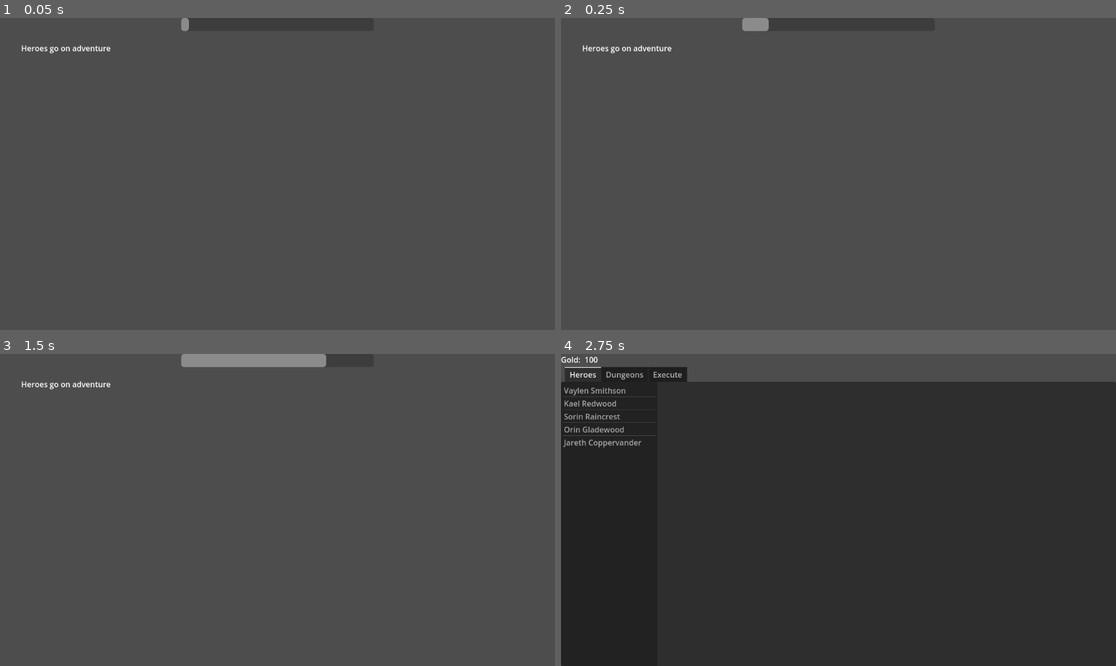
Above: before the commit, frames 1-4 (two rows, left to right).
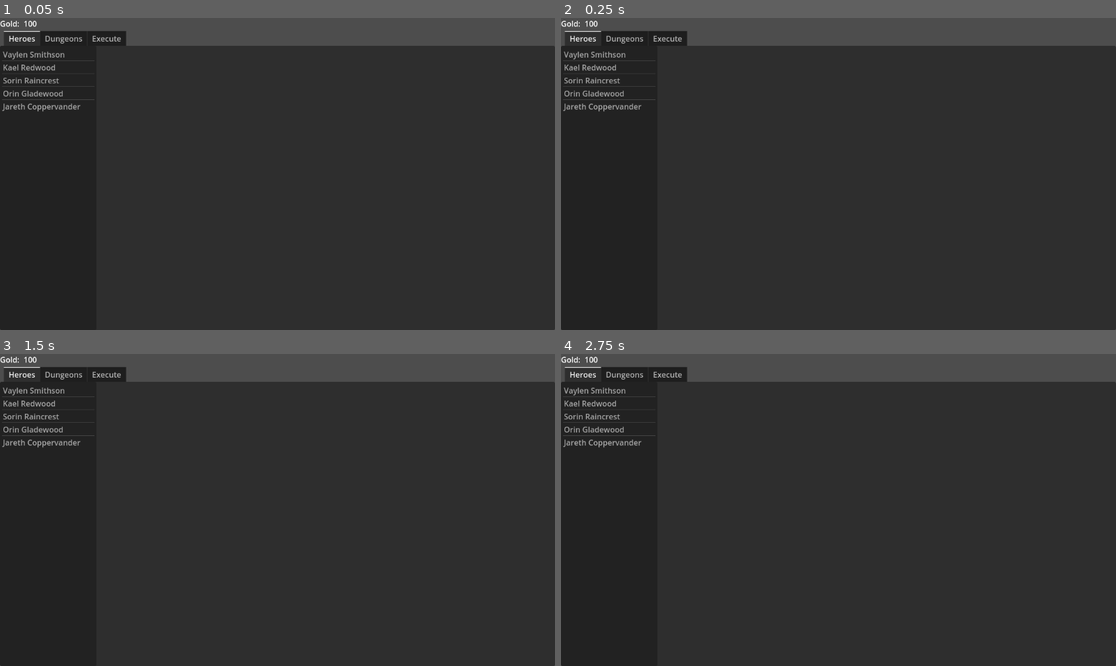
Above: after the commit, the same moments.

Repository: CloneDeath/heroes-of-diamondfall
Game: Godot game, scene res://Adventure/adventure.tscn
The game is run twice, just before and just after one commit, with the same random seed, the same clock (stepped at 60 frames per second) and the same inputs. This scene is started directly instead of the project's main scene.
Inputs:
- Up to frame 1 (0.05 s): no input
- Up to frame 2 (0.25 s): no input
- Up to frame 3 (1.5 s): no input
- Up to frame 4 (2.75 s): no input

The runs differ from the first frame. In frame 1, 92% of the frame differs, in the area x 0-100%, y 0-100%; in frame 2, 92%; in frame 3, 93%; in frame 4, nothing differs.

Commit message:
added a dungeon event for going into dungeons

Diff:
--- /dev/null
+++ b/Adventure/Events/dungeon_event.gd
@@ -0,0 +1,26 @@
+extends Event
+class_name DungeonEvent
+
+var _dungeon: Dungeon;
+
+var process = false;
+var progress = 0;
+@export var time_per_step: float = 2;
+signal _progress_complete;
+
+func init(dungeon: Dungeon) -> void:
+	_dungeon = dungeon;
+	$DungeonName.text = dungeon.dungeon_name;
+
+func _process(delta: float) -> void:
+	if (!process): return;
+
+	progress += delta / time_per_step;
+	$ProgressBar.value = progress;
+	if (progress >= 1):
+		progress = 0;
+		_progress_complete.emit();
+
+func execute() -> void:
+	process = true;
+	await _progress_complete;
--- /dev/null
+++ b/Adventure/Events/dungeon_event.tscn
@@ -0,0 +1,34 @@
+[gd_scene load_steps=2 format=3 uid="uid://ctlalyvhrb2kl"]
+
+[ext_resource type="Script" uid="uid://b7p5iwa8e40j5" path="res://Adventure/Events/dungeon_event.gd" id="1_xadhm"]
+
+[node name="DungeonEvent" type="Control"]
+layout_mode = 3
+anchors_preset = 15
+anchor_right = 1.0
+anchor_bottom = 1.0
+grow_horizontal = 2
+grow_vertical = 2
+script = ExtResource("1_xadhm")
+
+[node name="DungeonName" type="Label" parent="."]
+layout_mode = 0
+offset_left = 44.0
+offset_top = 51.0
+offset_right = 230.0
+offset_bottom = 74.0
+text = "Dungeon Name"
+
+[node name="ProgressBar" type="ProgressBar" parent="."]
+custom_minimum_size = Vector2(400, 0)
+layout_mode = 1
+anchors_preset = -1
+anchor_left = 0.3263889
+anchor_right = 0.6736111
+anchor_bottom = 0.041666668
+offset_left = 100.0
+offset_right = -100.0
+grow_horizontal = 2
+size_flags_horizontal = 4
+max_value = 1.0
+show_percentage = false
--- a/Adventure/adventure.gd
+++ b/Adventure/adventure.gd
@@ -1,14 +1,22 @@
 extends Control
 
-var progress = 0;
-@export var time_per_step: float = 2;
+var dungeon_event = preload("res://Adventure/Events/dungeon_event.tscn");
 
-func _process(delta: float) -> void:
-	progress += delta / time_per_step;
-	$ProgressBar.value = progress;
-	if (progress >= 1):
-		progress = 0;
-		_trigger_next_step();
+func _ready() -> void:
+	_enqueue_dungeons();
+	while ($Queue.has_events()):
+		await $Queue.execute();
+	_go_back_to_main();
 
-func _trigger_next_step() -> void:
+func _go_back_to_main() -> void:
 	get_tree().change_scene_to_file("res://UI/main.tscn");
+
+func _enqueue_dungeons() -> void:
+	for dungeon in Dungeons.dungeons:
+		var heroes = HeroAssignment.get_heroes(dungeon);
+		if (heroes.size() == 0): continue;
+
+		var event = dungeon_event.instantiate();
+		event.init(dungeon);
+		event.visible = false;
+		$Queue.add_child(event);
--- a/Adventure/adventure.tscn
+++ b/Adventure/adventure.tscn
@@ -1,6 +1,7 @@
-[gd_scene load_steps=2 format=3 uid="uid://ca4c8bo57qb7w"]
+[gd_scene load_steps=3 format=3 uid="uid://ca4c8bo57qb7w"]
 
 [ext_resource type="Script" uid="uid://wek6t1ika6yt" path="res://Adventure/adventure.gd" id="1_52p8s"]
+[ext_resource type="Script" uid="uid://ixpnietbo2dy" path="res://Adventure/queue.gd" id="2_4l1ej"]
 
 [node name="Adventure" type="Control"]
 layout_mode = 3
@@ -11,25 +12,11 @@
 grow_vertical = 2
 script = ExtResource("1_52p8s")
 
-[node name="Label" type="Label" parent="."]
-layout_mode = 0
-offset_left = 44.0
-offset_top = 51.0
-offset_right = 230.0
-offset_bottom = 74.0
-text = "Heroes go on adventure"
-
-[node name="ProgressBar" type="ProgressBar" parent="."]
-custom_minimum_size = Vector2(400, 0)
+[node name="Queue" type="Control" parent="."]
 layout_mode = 1
-anchors_preset = -1
-anchor_left = 0.3263889
-anchor_right = 0.6736111
-anchor_bottom = 0.041666668
-offset_left = 100.0
-offset_right = -100.0
+anchors_preset = 15
+anchor_right = 1.0
+anchor_bottom = 1.0
 grow_horizontal = 2
-size_flags_horizontal = 4
-max_value = 1.0
-show_percentage = false
-metadata/_edit_use_anchors_ = true
+grow_vertical = 2
+script = ExtResource("2_4l1ej")
--- /dev/null
+++ b/Adventure/event.gd
@@ -0,0 +1,4 @@
+@abstract extends Control
+class_name Event
+
+@abstract func execute();
--- /dev/null
+++ b/Adventure/queue.gd
@@ -0,0 +1,11 @@
+extends Control
+
+func has_events() -> bool:
+	return get_child_count(false) > 0;
+
+func execute():
+	var child = get_child(0);
+	if child.has_method("execute"):
+		child.visible = true;
+		await child.execute();
+		remove_child(child);
--- a/Heroes/hero_assignment.gd
+++ b/Heroes/hero_assignment.gd
@@ -23,6 +23,7 @@
 func get_heroes(dungeon: Dungeon) -> Array[Hero]:
 	var heroes: Array[Hero] = [];
 	for hero in Heroes.heroes:
+		if (!assignments.has(hero.id)): continue;
 		var id = assignments[hero.id];
 		if (id == dungeon.id):
 			heroes.push_back(hero);
Not shown, added: Adventure/Events/dungeon_event.gd.uid
Not shown, added: Adventure/event.gd.uid
Not shown, added: Adventure/queue.gd.uid
